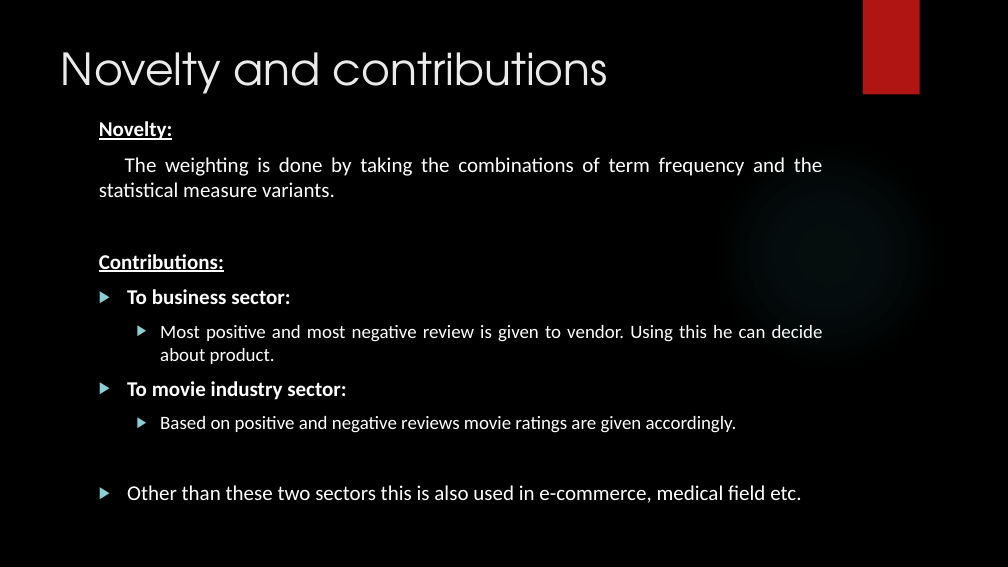
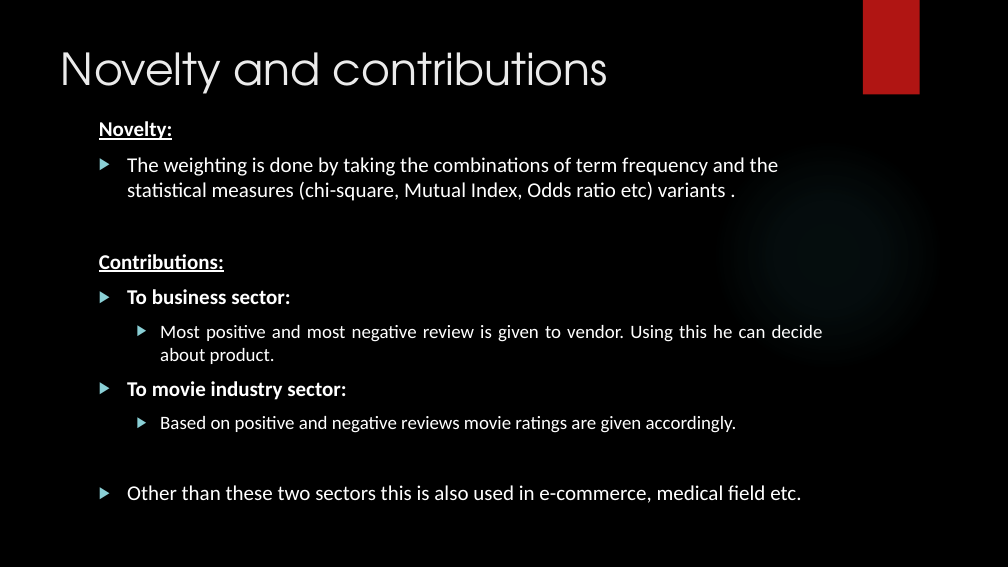
Before and after one commit to appndsoftcorner/new-folder, a slide deck: slide 9 of review 1 ppt.pptx (slide 8 before the commit). Drawn at 1008x567 pixels with LibreOffice and Linux fonts; fonts in the diff are those of the drawing; background and template pictures are left out. Boxes give left, top, right and bottom in pixels: in the first picture for what was removed or moved away, otherwise in the second. Text is boxed around its words. In the diff, an @@ line names an element or a change of style, - is before the commit and + after.

```diff
--- a/review 1 ppt.pptx
+++ b/review 1 ppt.pptx
@@ text at <box>127,157,779,201</box>: text changed @@
-The weighting is done by taking the combinations of term frequency and the statistical measure variants.
+▶ The weighting is done by taking the combinations of term frequency and the statistical measures (chi-square, Mutual Index, Odds ratio etc) variants .
```
Also in this commit, not shown: 3 other slides changed, 1 slide added.
